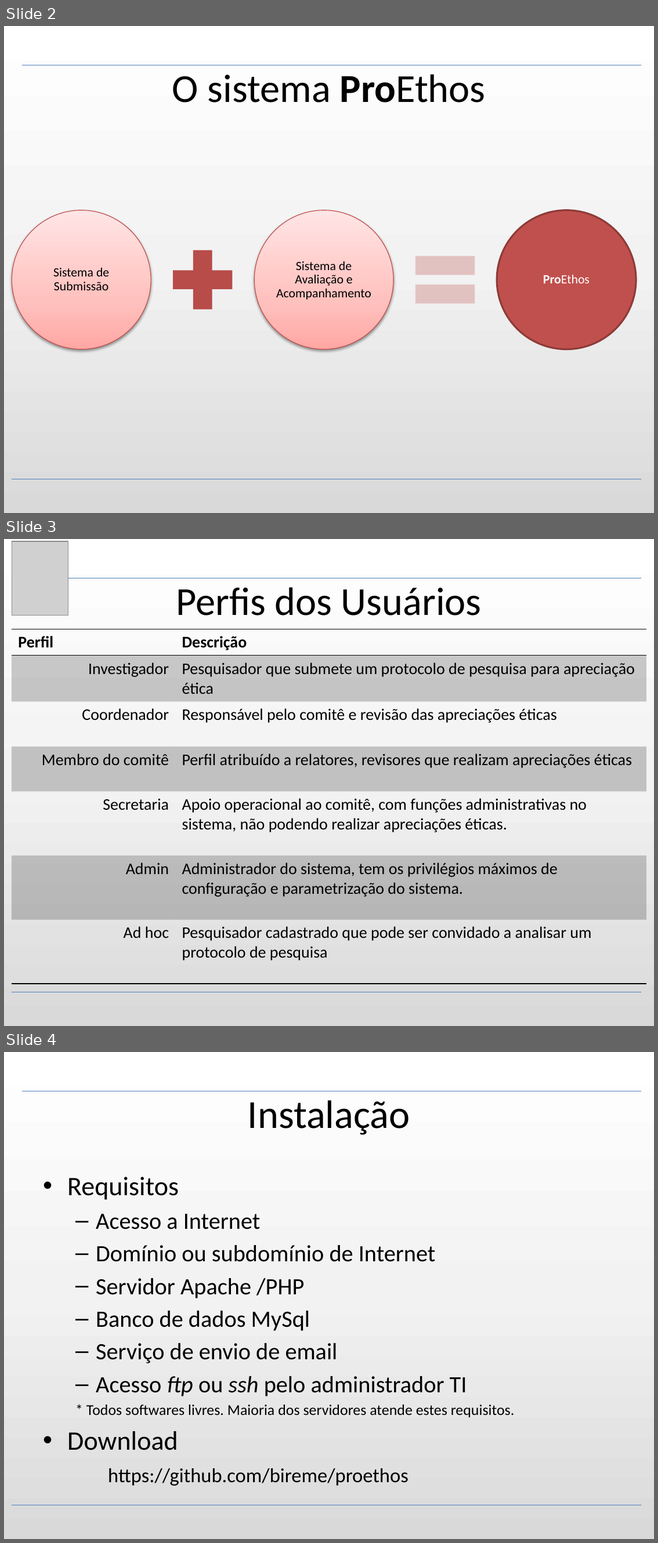
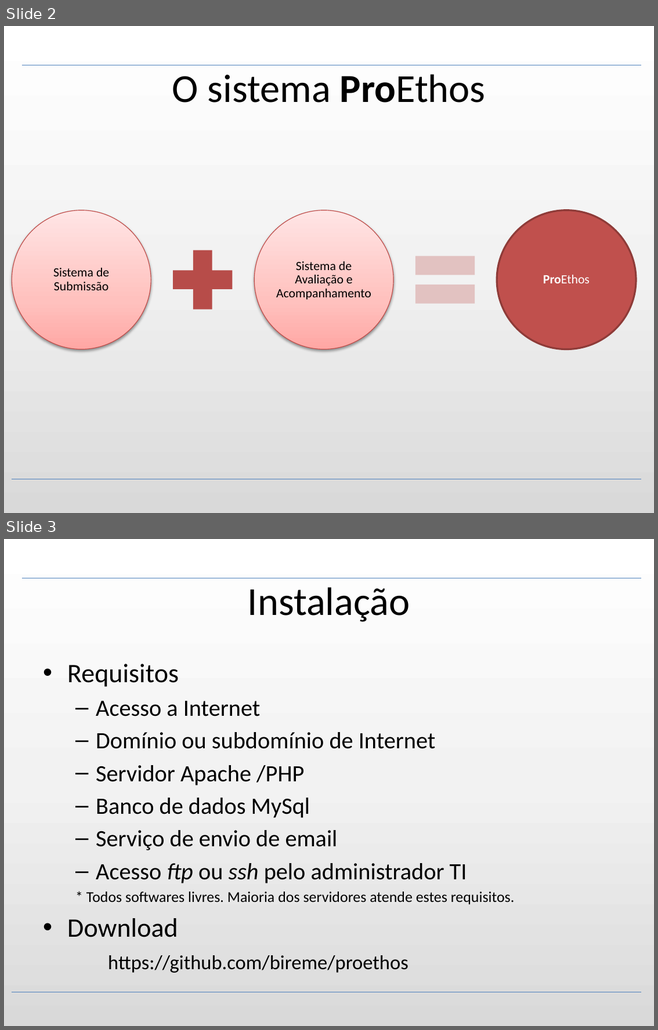
Before and after one commit to bireme/proethos, a slide deck: _documents/presentation/ProEthos - pt_BR - v0.14.52.pptx. Shown one above the other, each under a label of ours: slides 2, 3 and 4 before the commit, slides 2 and 3 after it. The pictures are 658x1543 and 658x1030 pixels, drawn with LibreOffice and Linux fonts; fonts in the diff are those of the drawing; grey boxes stand for pictures; background and template pictures are left out. Boxes give left, top, right and bottom in pixels: in the first picture for what was removed or moved away, otherwise in the second. Text is boxed around its words. In the diff, an @@ line names an element or a change of style, - is before the commit and + after.

```diff
--- a/_documents/presentation/ProEthos - pt_BR - v0.14.52.pptx
+++ b/_documents/presentation/ProEthos - pt_BR - v0.14.52.pptx
@@ slide 3 removed at (x1=4, y1=539, x2=654, y2=1026), background gradient #FFFFFF to #F2F2F2 to #D9D9D9; not listed: 2 template elements that a slide beside it also shows @@
@@ picture removed at (x1=12, y1=541, x2=68, y2=616) @@
@@ title removed at (x1=176, y1=587, x2=481, y2=616) @@
-Perfis dos Usuários
@@ table removed at (x1=12, y1=629, x2=646, y2=983), 7 rows, 2 columns @@
-Perfil | Descrição
-Investigador | Pesquisador que submete um protocolo de pesquisa para apreciação ética
-Coordenador | Responsável pelo comitê e revisão das apreciações éticas
-Membro do comitê | Perfil atribuído a relatores, revisores que realizam apreciações éticas
-Secretaria | Apoio operacional ao comitê, com funções administrativas no sistema, não podendo realizar apreciações éticas.
-Admin | Administrador do sistema, tem os privilégios máximos de configuração e parametrização do sistema.
-Ad hoc | Pesquisador cadastrado que pode ser convidado a analisar um protocolo de pesquisa
@@ what was slide 4 is now slide 3 @@
```
Also in this commit, not shown: 6 slides changed, 23 slides added, 1 other slide removed, 6 other files.
